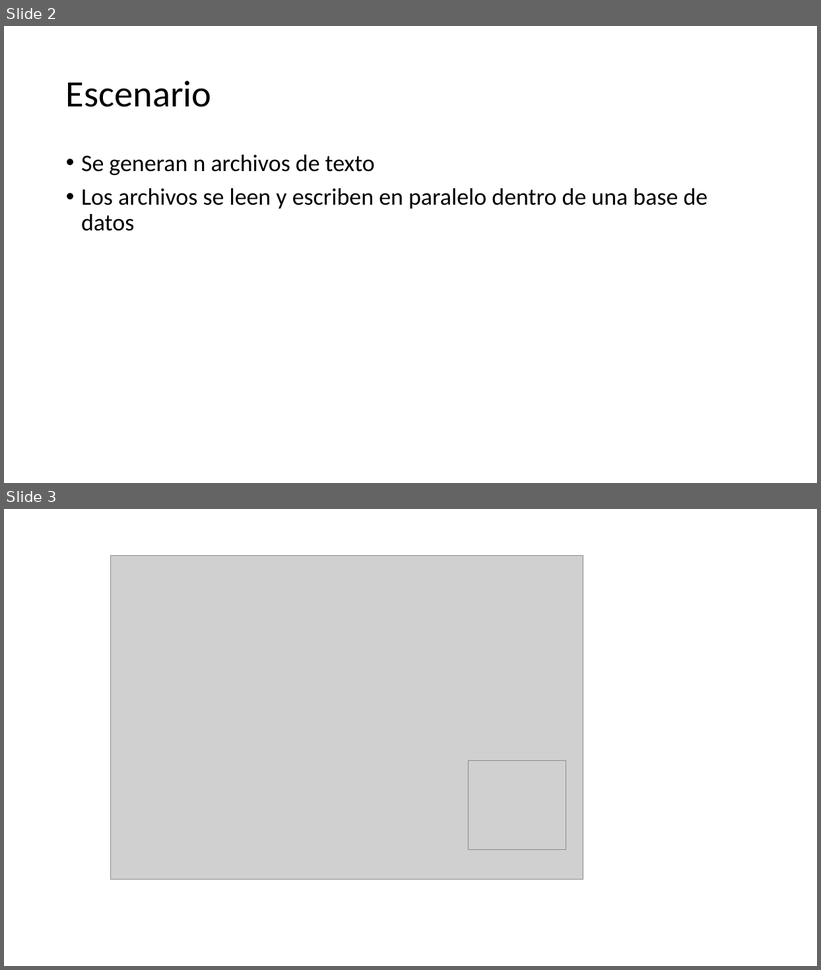
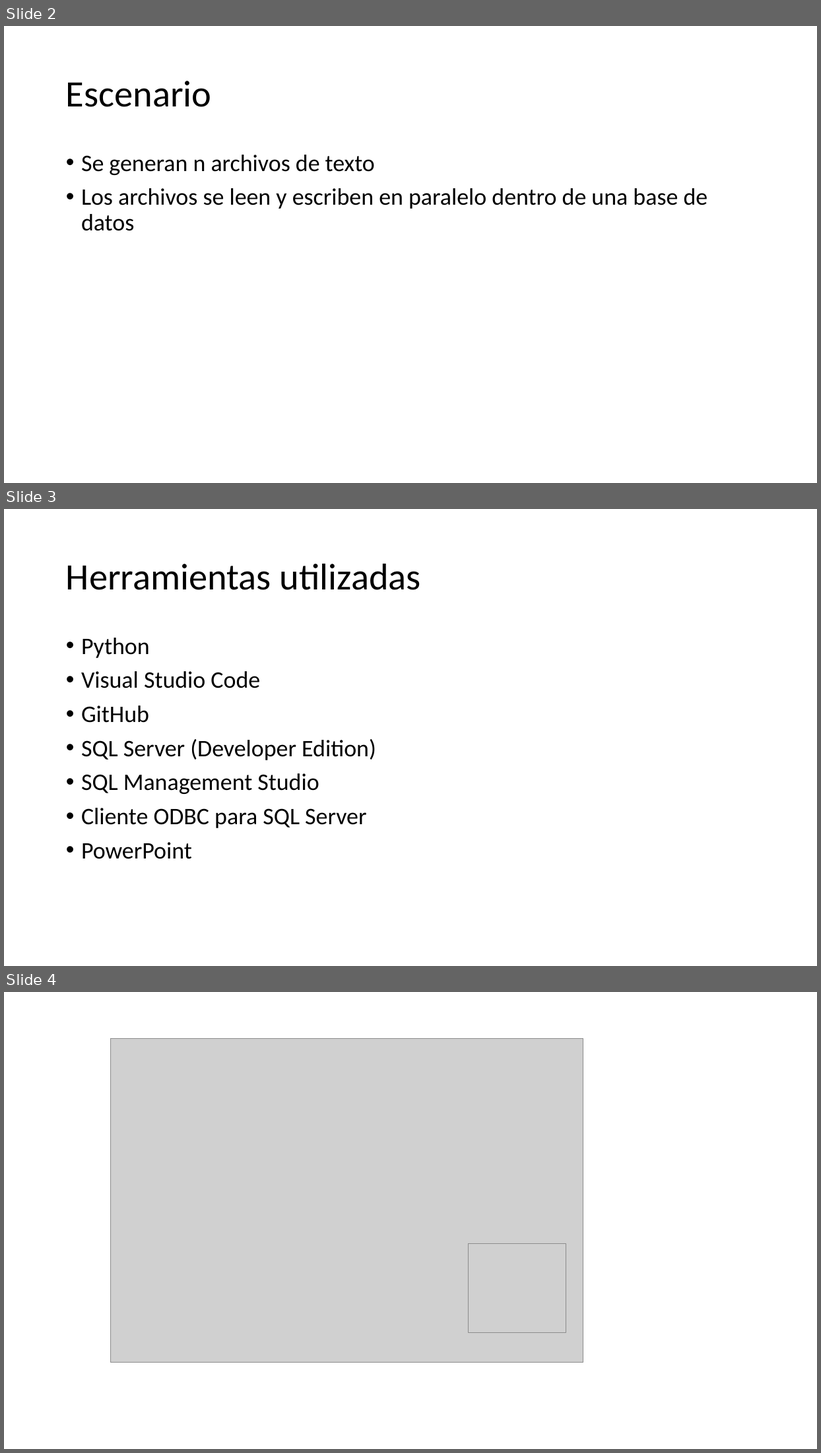
Before and after one commit to abaldeg/TP_ARQ_Threads, a slide deck: Presentación MultiThreads.pptx. Shown one above the other, each under a label of ours: slides 2 and 3 before the commit, slides 2, 3 and 4 after it. The pictures are 821x970 and 821x1453 pixels, drawn with LibreOffice and Linux fonts; fonts in the diff are those of the drawing; grey boxes stand for pictures. Boxes give left, top, right and bottom in pixels: in the first picture for what was removed or moved away, otherwise in the second. Text is boxed around its words. In the diff, an @@ line names an element or a change of style, - is before the commit and + after.

```diff
--- a/Presentación MultiThreads.pptx
+++ b/Presentación MultiThreads.pptx
@@ slide 3 added at <box>4,509,817,966</box>, background #FFFFFF @@
@@ title added at <box>66,563,421,590</box>, 44 pt, text #000000 @@
+Herramientas utilizadas
@@ text added at <box>81,638,376,859</box>, 28 pt, text #000000 @@
+• Python
+• Visual Studio Code
+• GitHub
+• SQL Server (Developer Edition)
+• SQL Management Studio
+• Cliente ODBC para SQL Server
+• PowerPoint
@@ what was slide 3 is now slide 4 @@
```
Also in this commit, not shown: 1 other file.
